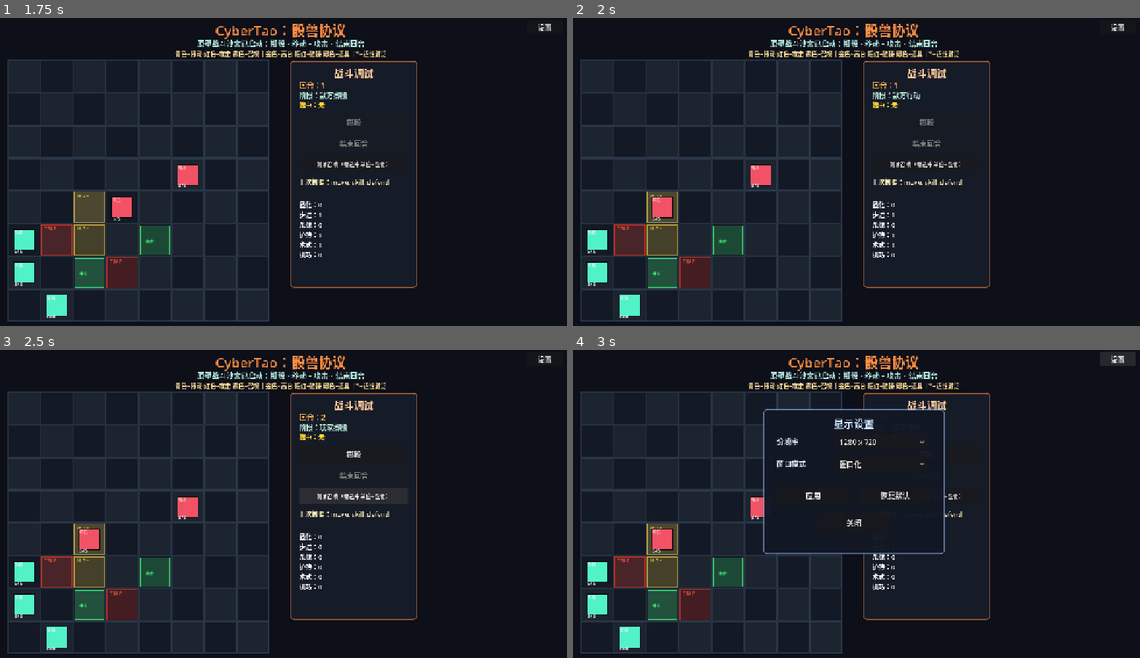
Above: before the commit, frames 1-4 (two rows, left to right).
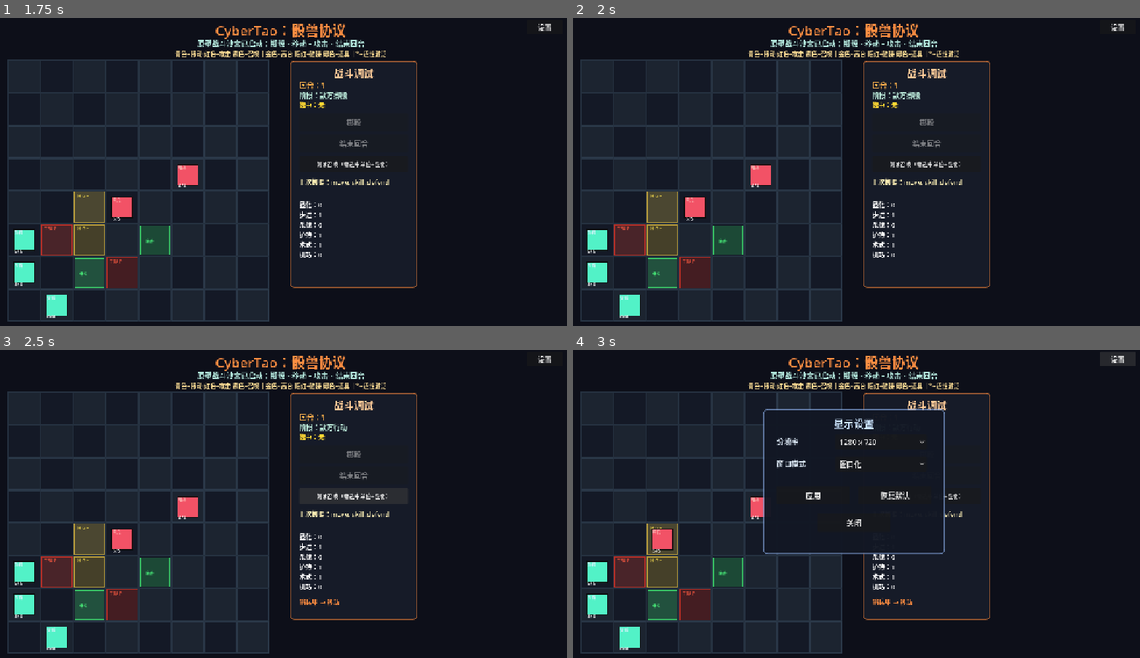
Above: after the commit, the same moments.

Repository: 9G420/CyberTao8
Game: Godot game, scene res://Scenes/Main.tscn
The game is run twice, just before and just after one commit, with the same random seed, the same clock (stepped at 60 frames per second) and the same inputs.
Inputs:
- Up to frame 1 (1.75 s): click "掷骰" at 0.5 s; click "结束回合" at 1.25 s
- Up to frame 2 (2 s): no input
- Up to frame 3 (2.5 s): click "测试召唤（需选中单位+显化）" at 2 s
- Up to frame 4 (3 s): click "设置" at 2.75 s

Frame 1 is identical in both runs. In frame 2, 0.6% of the frame differs, in the area x 13-62%, y 23-66%; in frame 3, 0.8%, in the area x 13-64%, y 20-84%; in frame 4, less than 0.1%.

Commit message:
v0.1.21: 敌方 AI 可读性增强 — 意图广播+加长停顿+攻击预警
- 新增 enemy_action_announced / enemy_turn_ended 信号
- 每步敌方行动前广播中文意图描述
- 停顿时间全面加长（掷骰0.8s、攻击预读0.6s、攻击后0.7s、移动0.6s）
- DiceDebugPanel 新增橙色意图标签实时显示敌方行动
- BoardView 新增攻击预警闪烁 play_enemy_warning()
- 敌方回合结束后显示"敌方回合结束"文字

Diff:
--- a/CyberTao_Dice_Beast_Protocol/Project/Scripts/BattleV2/BattleFlowController.gd
+++ b/CyberTao_Dice_Beast_Protocol/Project/Scripts/BattleV2/BattleFlowController.gd
@@ -10,6 +10,8 @@
 signal round_changed(round_number: int)
 signal terrain_damage_triggered(unit_id: String, cell: Vector2i, damage: int, terrain_type: String)
 signal item_picked_up(unit_id: String, item_id: String, effect_text: String, cell: Vector2i)
+signal enemy_action_announced(unit_id: String, action_type: String, detail: String)
+signal enemy_turn_ended
 
 const DiceManager = preload("res://Scripts/BattleV2/DiceManager.gd")
 const BoardManager = preload("res://Scripts/BattleV2/BoardManager.gd")
@@ -235,12 +237,20 @@
 	current_phase = BattlePhase.ENEMY_ROLL
 	emit_signal("phase_changed", _phase_name(current_phase))
 	dice_manager.roll_turn_dice()
-	await get_tree().create_timer(0.5).timeout
+	await get_tree().create_timer(0.8).timeout
 	if is_battle_over():
 		return
 	_execute_enemy_actions()
 
-## 执行敌方行动：遍历每个敌方单位，尝试攻击或移动
+## 获取单位显示名称（用于意图广播）
+func _get_unit_display_name(unit_id: String) -> String:
+	var unit: Dictionary = unit_manager.get_unit(unit_id)
+	var name: String = String(unit.get("display_name", ""))
+	if name == "":
+		name = unit_id
+	return name
+
+## 执行敌方行动：遍历每个敌方单位，尝试攻击或移动（含意图广播和加长停顿）
 func _execute_enemy_actions() -> void:
 	current_phase = BattlePhase.ENEMY_ACTION
 	emit_signal("phase_changed", _phase_name(current_phase))
@@ -252,18 +262,25 @@
 		if unit.is_empty():
 			continue
 		var cell: Vector2i = unit["cell"]
+		var unit_name: String = _get_unit_display_name(uid)
 		# 优先检查相邻是否有玩家单位可攻击
 		var adjacent_players: Array[Vector2i] = battle_ai.get_adjacent_player_cells(cell)
 		if adjacent_players.size() > 0 and dice_manager.can_pay({"attack": 1}):
 			dice_manager.pay({"attack": 1})
 			var target_cell: Vector2i = adjacent_players[0]
 			var defender_id: String = String(unit_manager.units_by_cell[target_cell])
+			var defender_name: String = _get_unit_display_name(defender_id)
+			# 广播攻击意图，给玩家预读时间
+			emit_signal("enemy_action_announced", uid, "attack", unit_name + " → 攻击 " + defender_name)
+			await get_tree().create_timer(0.6).timeout
+			if is_battle_over():
+				break
 			var defender: Dictionary = unit_manager.get_unit(defender_id)
 			var damage: int = _calc_damage_with_terrain(unit, defender)
 			var killed: bool = unit_manager.apply_damage(defender_id, damage)
 			emit_signal("enemy_attack_completed", uid, defender_id, damage, killed, target_cell)
 			_check_battle_outcome()
-			await get_tree().create_timer(0.4).timeout
+			await get_tree().create_timer(0.7).timeout
 			continue
 		# 没有相邻目标则朝最近玩家移动
 		if dice_manager.can_pay({"move": 1}):
@@ -271,11 +288,16 @@
 			if target_player_cell.x >= 0:
 				var move_cell: Vector2i = battle_ai.pick_move_toward(cell, target_player_cell)
 				if move_cell.x >= 0:
+					# 广播移动意图
+					emit_signal("enemy_action_announced", uid, "move", unit_name + " → 移动")
+					await get_tree().create_timer(0.5).timeout
+					if is_battle_over():
+						break
 					dice_manager.pay({"move": 1})
 					unit_manager.move_unit(uid, move_cell)
 					# 敌方移动后检查陷阱地形
 					_check_terrain_trap(uid, move_cell)
-					await get_tree().create_timer(0.3).timeout
+					await get_tree().create_timer(0.6).timeout
 					if is_battle_over():
 						break
 					# 如果该敌方单位已被陷阱击杀，跳过后续攻击
@@ -287,15 +309,23 @@
 						dice_manager.pay({"attack": 1})
 						var atk_target_cell: Vector2i = new_adjacent[0]
 						var def_id: String = String(unit_manager.units_by_cell[atk_target_cell])
+						var def_name: String = _get_unit_display_name(def_id)
+						# 广播追击攻击意图
 						var refreshed_unit: Dictionary = unit_manager.get_unit(uid)
+						emit_signal("enemy_action_announced", uid, "attack", unit_name + " → 攻击 " + def_name)
+						await get_tree().create_timer(0.6).timeout
+						if is_battle_over():
+							break
 						var defender2: Dictionary = unit_manager.get_unit(def_id)
 						var dmg: int = _calc_damage_with_terrain(refreshed_unit, defender2)
 						var killed2: bool = unit_manager.apply_damage(def_id, dmg)
 						emit_signal("enemy_attack_completed", uid, def_id, dmg, killed2, atk_target_cell)
 						_check_battle_outcome()
-						await get_tree().create_timer(0.4).timeout
-	# 敌方回合结束，推进到下一玩家回合
+						await get_tree().create_timer(0.7).timeout
+	# 敌方回合结束
 	if not is_battle_over():
+		emit_signal("enemy_turn_ended")
+		await get_tree().create_timer(0.5).timeout
 		_advance_to_next_player_round()
 
 ## 推进到下一个玩家回合
--- a/CyberTao_Dice_Beast_Protocol/Project/Scripts/Main.gd
+++ b/CyberTao_Dice_Beast_Protocol/Project/Scripts/Main.gd
@@ -109,6 +109,8 @@
 	_battle_flow.summon_completed.connect(_on_summon_completed)
 	_battle_flow.terrain_damage_triggered.connect(_on_terrain_damage_triggered)
 	_battle_flow.item_picked_up.connect(_on_item_picked_up)
+	_battle_flow.enemy_action_announced.connect(_on_enemy_action_announced)
+	_battle_flow.enemy_turn_ended.connect(_on_enemy_turn_ended)
 	_dice_panel.bind_battle_flow(_battle_flow)
 	_dice_panel.bind_board_view(_board_view)
 
@@ -171,6 +173,20 @@
 	_board_view.play_pickup_feedback(cell, effect_text)
 	_board_view.queue_redraw()
 
+func _on_enemy_action_announced(unit_id: String, action_type: String, detail: String) -> void:
+	# 敌方行动预告：攻击时在目标格显示橙色预警闪烁
+	if action_type == "attack":
+		var unit: Dictionary = _battle_flow.unit_manager.get_unit(unit_id)
+		if not unit.is_empty():
+			var cell: Vector2i = unit["cell"]
+			var adjacent: Array[Vector2i] = _battle_flow.battle_ai.get_adjacent_player_cells(cell)
+			if adjacent.size() > 0:
+				_board_view.play_enemy_warning(adjacent[0])
+
+func _on_enemy_turn_ended() -> void:
+	# 敌方回合结束，清除残留闪烁
+	_board_view.queue_redraw()
+
 func _on_restart_pressed() -> void:
 	_board_view.selected_unit_id = ""
 	_board_view.highlight_cells = []
--- a/CyberTao_Dice_Beast_Protocol/Project/Scripts/UI/BoardView.gd
+++ b/CyberTao_Dice_Beast_Protocol/Project/Scripts/UI/BoardView.gd
@@ -417,6 +417,29 @@
 	tw.set_parallel(false)
 	tw.tween_callback(lbl.queue_free)
 
+## 敌方攻击预警：在目标格显示橙色闪烁，提示即将受到攻击
+func play_enemy_warning(cell: Vector2i) -> void:
+	_flash_cell = cell
+	_flash_alpha = 0.6
+	var tw: Tween = create_tween()
+	tw.tween_method(_set_flash_alpha, 0.6, 0.15, 0.4)
+	tw.tween_method(_set_flash_alpha, 0.15, 0.5, 0.2)
+
+## 敌方移动意图：在目标格短暂显示橙色边框提示
+func play_enemy_move_indicator(cell: Vector2i, unit_name: String) -> void:
+	var lbl: Label = Label.new()
+	lbl.text = unit_name
+	lbl.add_theme_font_size_override("font_size", 14)
+	lbl.add_theme_color_override("font_color", Color(1.0, 0.6, 0.2))
+	var start_x: float = cell.x * CELL_SIZE + 8
+	var start_y: float = cell.y * CELL_SIZE - 4
+	lbl.position = Vector2(start_x, start_y)
+	lbl.mouse_filter = Control.MOUSE_FILTER_IGNORE
+	add_child(lbl)
+	var tw: Tween = lbl.create_tween()
+	tw.tween_property(lbl, "modulate:a", 0.0, 0.8)
+	tw.tween_callback(lbl.queue_free)
+
 func _set_flash_alpha(val: float) -> void:
 	_flash_alpha = val
 	queue_redraw()
--- a/CyberTao_Dice_Beast_Protocol/Project/Scripts/UI/DiceDebugPanel.gd
+++ b/CyberTao_Dice_Beast_Protocol/Project/Scripts/UI/DiceDebugPanel.gd
@@ -9,6 +9,7 @@
 var selected_label: Label
 var roll_label: Label
 var crest_label: RichTextLabel
+var enemy_intent_label: Label
 var roll_button: Button
 var end_turn_button: Button
 
@@ -40,6 +41,10 @@
 		battle_flow.terrain_damage_triggered.connect(_on_terrain_damage_triggered)
 	if battle_flow.item_picked_up and not battle_flow.item_picked_up.is_connected(_on_item_picked_up):
 		battle_flow.item_picked_up.connect(_on_item_picked_up)
+	if battle_flow.enemy_action_announced and not battle_flow.enemy_action_announced.is_connected(_on_enemy_action_announced):
+		battle_flow.enemy_action_announced.connect(_on_enemy_action_announced)
+	if battle_flow.enemy_turn_ended and not battle_flow.enemy_turn_ended.is_connected(_on_enemy_turn_ended):
+		battle_flow.enemy_turn_ended.connect(_on_enemy_turn_ended)
 	round_label.text = "回合：" + str(battle_flow.round_index)
 	_refresh_crest_pool()
 
@@ -126,10 +131,19 @@
 
 	crest_label = RichTextLabel.new()
 	crest_label.position = Vector2(20, 306)
-	crest_label.size = Vector2(240, 180)
+	crest_label.size = Vector2(240, 140)
 	crest_label.scroll_active = false
 	crest_label.add_theme_font_size_override("normal_font_size", 14)
 	add_child(crest_label)
+
+	enemy_intent_label = Label.new()
+	enemy_intent_label.text = ""
+	enemy_intent_label.position = Vector2(20, 450)
+	enemy_intent_label.size = Vector2(240, 40)
+	enemy_intent_label.autowrap_mode = TextServer.AUTOWRAP_WORD_SMART
+	enemy_intent_label.add_theme_font_size_override("font_size", 14)
+	enemy_intent_label.add_theme_color_override("font_color", Color(1.0, 0.55, 0.25))
+	add_child(enemy_intent_label)
 
 func _on_roll_pressed() -> void:
 	if battle_flow:
@@ -157,6 +171,7 @@
 	if is_terminal:
 		roll_button.disabled = true
 		end_turn_button.disabled = true
+		enemy_intent_label.text = ""
 		if phase_name == "VICTORY":
 			phase_label.add_theme_color_override("font_color", Color(0.2, 1.0, 0.4))
 		else:
@@ -165,6 +180,9 @@
 		phase_label.add_theme_color_override("font_color", Color(0.72, 0.9, 0.84))
 		roll_button.disabled = phase_name != "PLAYER_ROLL"
 		end_turn_button.disabled = phase_name != "PLAYER_ACTION"
+		# 进入玩家阶段时清空敌方意图
+		if phase_name == "PLAYER_ROLL" or phase_name == "PLAYER_ACTION":
+			enemy_intent_label.text = ""
 	_refresh_crest_pool()
 
 func _on_round_changed(round_number: int) -> void:
@@ -199,6 +217,12 @@
 
 func _on_item_picked_up(_unit_id: String, _item_id: String, _effect_text: String, _cell: Vector2i) -> void:
 	_refresh_crest_pool()
+
+func _on_enemy_action_announced(_unit_id: String, _action_type: String, detail: String) -> void:
+	enemy_intent_label.text = detail
+
+func _on_enemy_turn_ended() -> void:
+	enemy_intent_label.text = "敌方回合结束"
 
 func _refresh_crest_pool(next_crest_pool: Dictionary = {}) -> void:
 	var pool: Dictionary = next_crest_pool
Not shown, changed: CyberTao_Dice_Beast_Protocol/Logs/Mulerun_Work_Report.md
Not shown, changed: CyberTao_Dice_Beast_Protocol/Logs/changelog_v0.1.md
